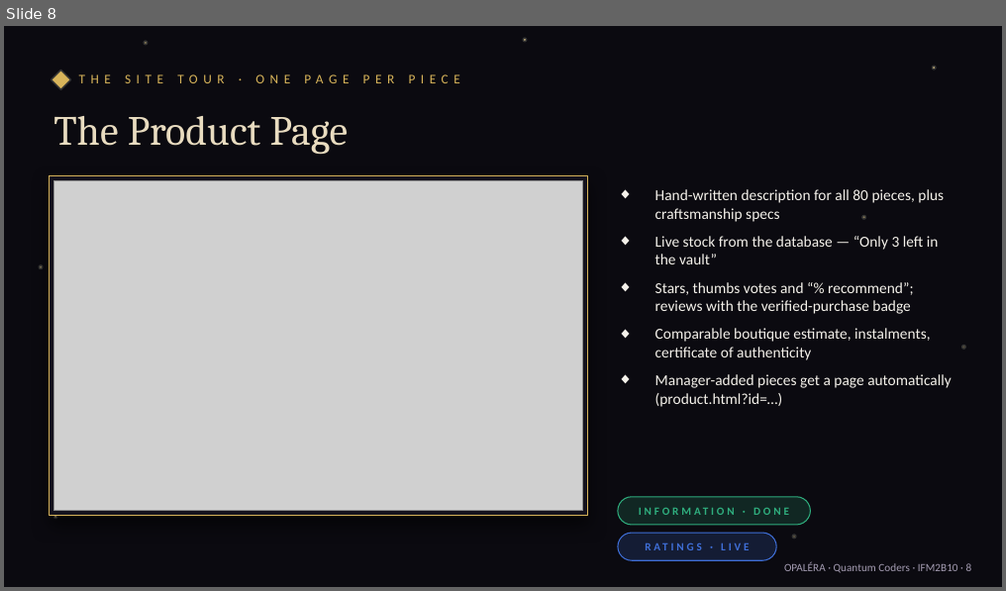
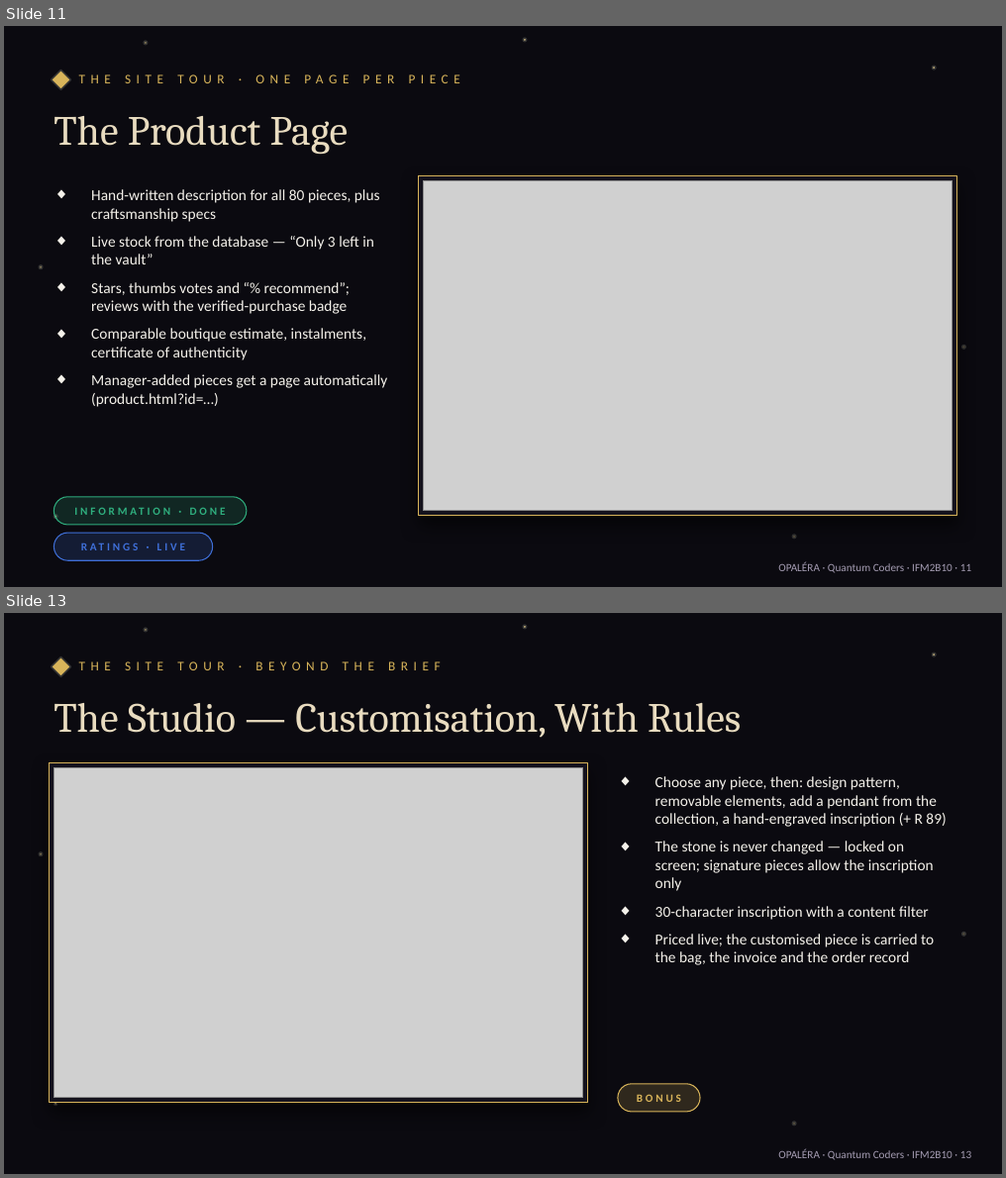
Before and after one commit to Thrivi17/Opalera, a slide deck: docs/OPALERA_Final_Presentation.pptx. Shown one above the other, each under a label of ours: slide 8 before the commit, slides 11 and 13 after it; the slides between them are not shown. The pictures are 1006x591 and 1006x1178 pixels, drawn with LibreOffice and Linux fonts; fonts in the diff are those of the drawing; grey boxes stand for pictures. Boxes give left, top, right and bottom in pixels: in the first picture for what was removed or moved away, otherwise in the second. Text is boxed around its words. In the diff, an @@ line names an element or a change of style, - is before the commit and + after.

```diff
--- a/docs/OPALERA_Final_Presentation.pptx
+++ b/docs/OPALERA_Final_Presentation.pptx
@@ slide 13 added at <box>4,613,1002,1174</box>, background #0B0A10 @@
@@ ellipse added at <box>144,628,148,632</box>, fill #F0D896 at 55% opacity, outline #333333 1 pt @@
@@ ellipse added at <box>523,625,527,629</box>, fill #F0D896 at 75% opacity, outline #333333 1 pt @@
@@ rectangle added at <box>51,657,70,676</box>, fill #D8B45A, outline #333333 1 pt @@
@@ text added at <box>79,648,927,683</box>, 9.5 pt, text #D8B45A @@
+THE SITE TOUR · BEYOND THE BRIEF
@@ ellipse added at <box>932,653,936,657</box>, fill #F0D896 at 75% opacity, outline #333333 1 pt @@
@@ text added at <box>54,703,741,738</box>, 30 pt, text #E9DCC0 @@
+The Studio — Customisation, With Rules
@@ rectangle added at <box>49,762,588,1103</box>, fill #14121D, outline #D8B45A 0.75 pt @@
@@ picture added at <box>54,767,583,1098</box> @@
@@ text added at <box>655,776,945,965</box>, 11 pt, text #F4F1EA @@
+◆ Choose any piece, then: design pattern, removable elements, add a pendant from the collection, a hand-engraved inscription (+ R 89)
+◆ The stone is never changed — locked on screen; signature pieces allow the inscription only
+◆ 30-character inscription with a content filter
+◆ Priced live; the customised piece is carried to the bag, the invoice and the order record
@@ ellipse added at <box>862,803,866,807</box>, fill #F0D896 at 55% opacity, outline #333333 1 pt @@
@@ ellipse added at <box>39,853,43,857</box>, fill #F0D896 at 55% opacity, outline #333333 1 pt @@
@@ ellipse added at <box>962,933,966,937</box>, fill #F0D896 at 35% opacity, outline #333333 1 pt @@
@@ rounded rectangle added at <box>618,1084,700,1112</box>, fill #D8B45A at 18% opacity, outline #D8B45A 0.75 pt @@
@@ ellipse added at <box>54,1102,57,1106</box>, fill #F0D896 at 75% opacity, outline #333333 1 pt @@
@@ text added at <box>637,1094,681,1102</box>, 8 pt, text #D8B45A, bold @@
+BONUS
@@ ellipse added at <box>792,1122,796,1126</box>, fill #F0D896 at 35% opacity, outline #333333 1 pt @@
@@ text added at <box>778,1150,971,1160</box>, 8 pt, text #A49CB2 @@
+OPALÉRA · Quantum Coders · IFM2B10 · 13
@@ what was slide 8 is now slide 11 @@
@@ slide 11 changed as well @@
@@ rectangle: place and size @@
-rectangle at <box>49,175,588,516</box>
+rectangle at <box>418,175,957,516</box>
@@ picture: place and size @@
-picture at <box>54,180,583,511</box>
+picture at <box>423,180,952,511</box>
@@ ellipse removed at <box>862,216,866,220</box> @@
@@ 3 texts, 2 rounded rectangles: place and size @@
-3 texts, 2 rounded rectangles at <box>618,189,951,561</box>
+3 texts, 2 rounded rectangles at <box>54,189,388,561</box>
@@ text at <box>778,563,971,573</box>: text changed @@
-OPALÉRA · Quantum Coders · IFM2B10 · 8
+OPALÉRA · Quantum Coders · IFM2B10 · 11
```
Also in this commit, not shown: 18 other slides changed, 7 other slides added, 1 other file.
